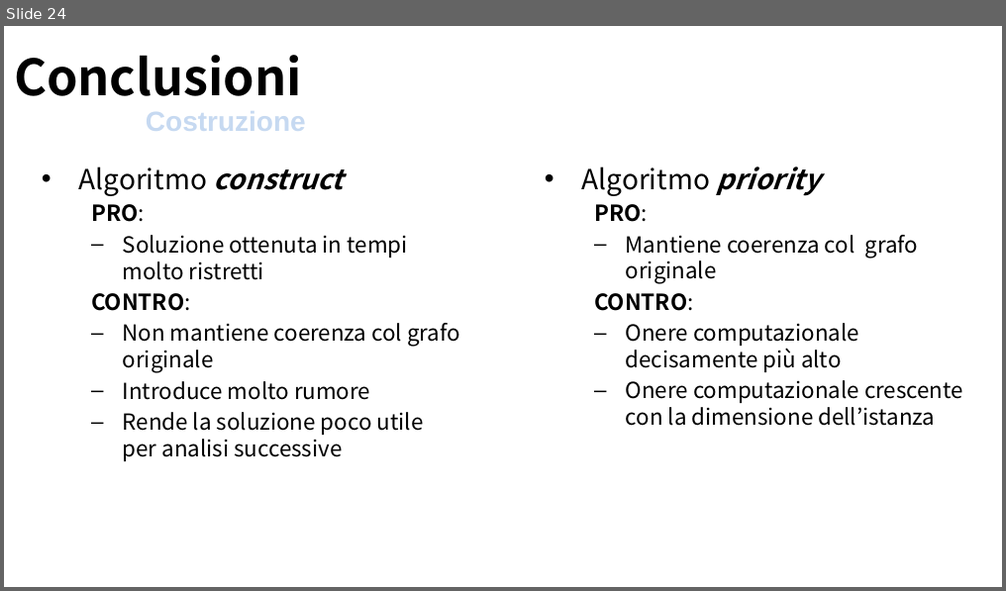
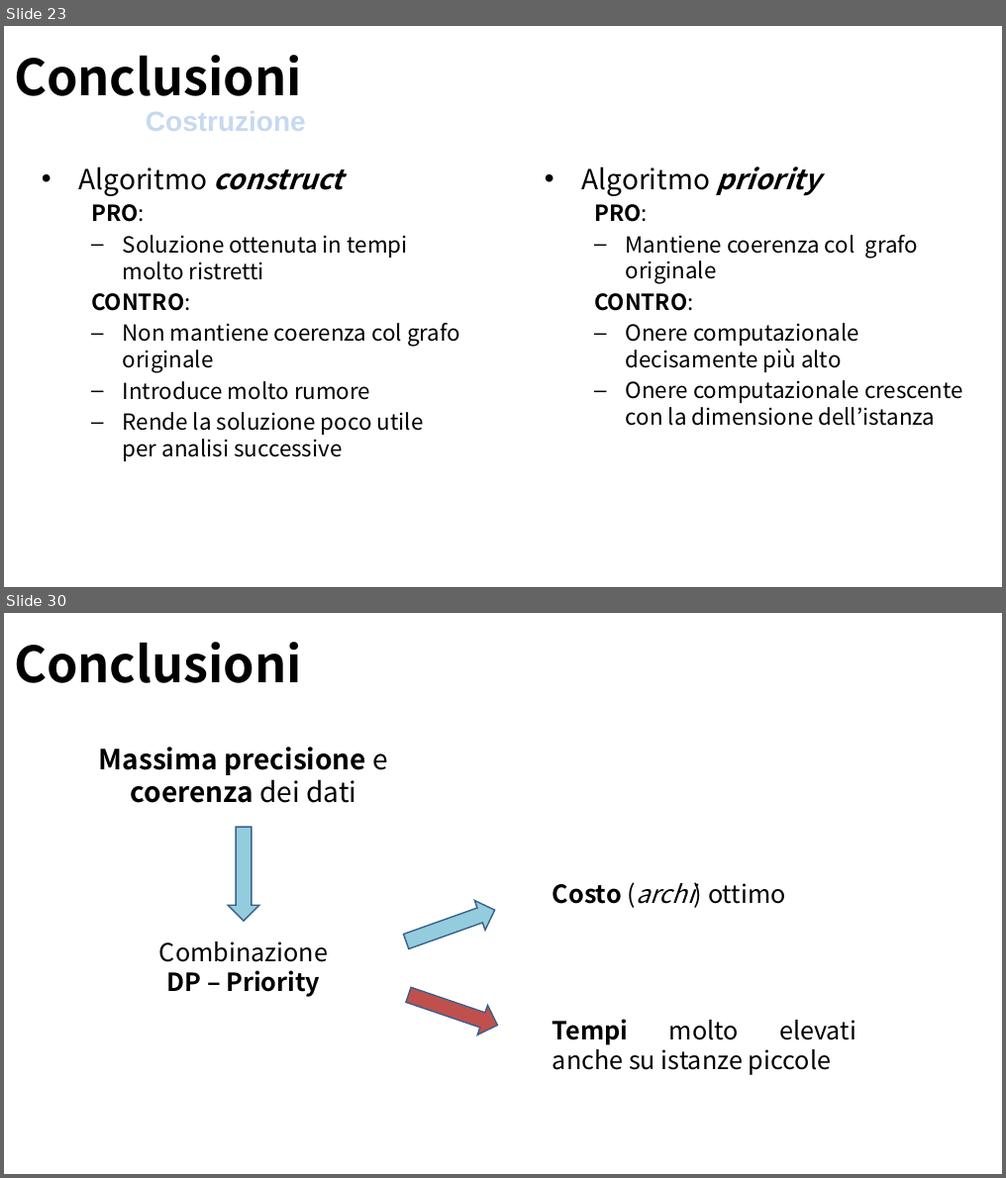
Before and after one commit to Navypowder/DP-P-project, a slide deck: Presentation/Towards_Identity_Anonymization_on_graph(K-degree anonymization).pptx. Shown one above the other, each under a label of ours: slide 24 before the commit, slides 23 and 30 after it; the slides between them are not shown. The pictures are 1006x591 and 1006x1178 pixels, drawn with LibreOffice and Linux fonts; fonts in the diff are those of the drawing; background and template pictures are left out. Boxes give left, top, right and bottom in pixels: in the first picture for what was removed or moved away, otherwise in the second. Text is boxed around its words. In the diff, an @@ line names an element or a change of style, - is before the commit and + after.

```diff
--- a/Presentation/Towards_Identity_Anonymization_on_graph(K-degree anonymization).pptx
+++ b/Presentation/Towards_Identity_Anonymization_on_graph(K-degree anonymization).pptx
@@ slide 30 added at [4, 613, 1002, 1174], background picture (left out) @@
@@ title added at [14, 642, 302, 683], 36 pt, text #000000, bold @@
+Conclusioni
@@ text added at [99, 747, 389, 803], 20 pt, text #000000, bold @@
+Massima precisione e coerenza dei dati
@@ left arrow added at [228, 827, 259, 921], fill #93CDDD, outline #3A5F8C 1 pt @@
@@ left arrow added at [401, 895, 499, 957], fill #93CDDD, outline #3A5F8C 1 pt @@
@@ text added at [552, 883, 786, 904], 18 pt, text #000000 @@
+Costo (archi) ottimo
@@ text added at [159, 942, 328, 997], 18 pt, text #000000 @@
+Combinazione DP – Priority
@@ left arrow added at [404, 980, 502, 1040], fill #C0504D, outline #3A5F8C 1 pt @@
@@ text added at [552, 1019, 856, 1075], 18 pt, text #000000 @@
+Tempi molto elevati anche su istanze piccole
@@ what was slide 24 is now slide 23 @@
```
Also in this commit, not shown: 9 slides changed, 4 other slides added.
